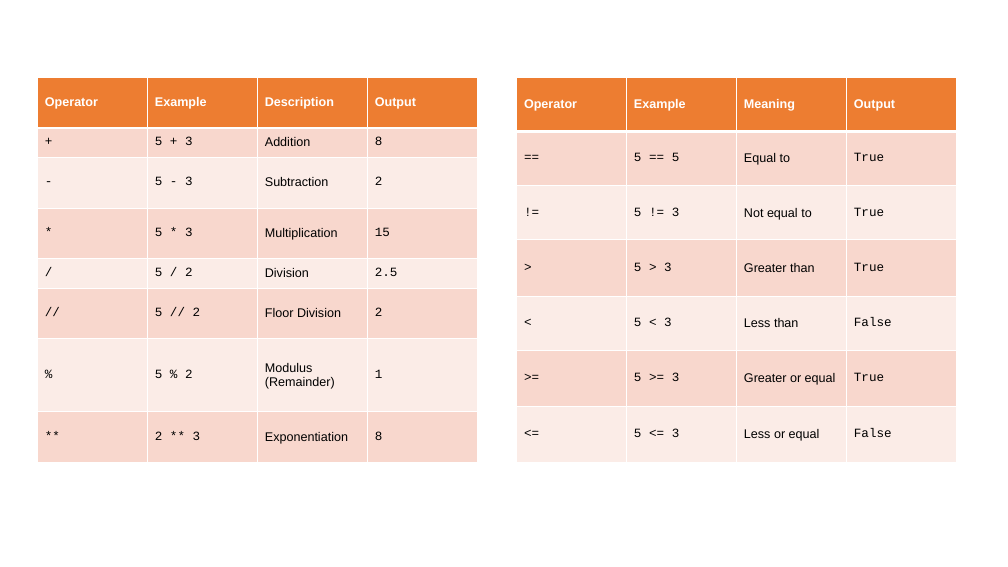
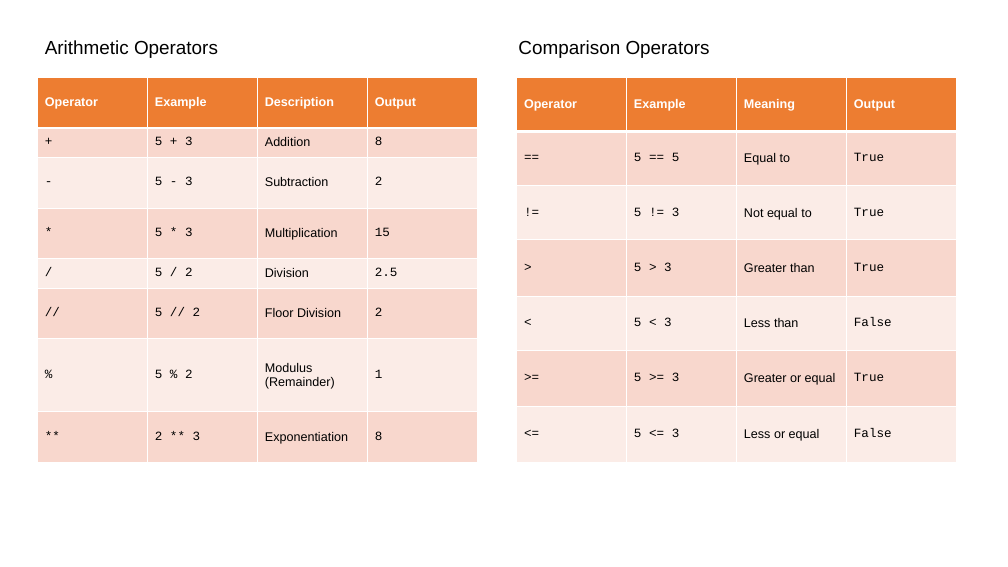
Before and after one commit to Mn-Nisar/Kannur_university_workshop, a slide deck: slide 7 of Python Masterclass.pptx. Drawn at 1008x567 pixels with LibreOffice and Linux fonts; fonts in the diff are those of the drawing. Boxes give left, top, right and bottom in pixels: in the first picture for what was removed or moved away, otherwise in the second. Text is boxed around its words. In the diff, an @@ line names an element or a change of style, - is before the commit and + after.

```diff
--- a/Python Masterclass.pptx
+++ b/Python Masterclass.pptx
@@ text added at (x1=45, y1=40, x2=218, y2=58), 18 pt, text #000000 @@
+Arithmetic Operators
@@ text added at (x1=518, y1=40, x2=710, y2=58), 18 pt, text #000000 @@
+Comparison Operators
```
Also in this commit, not shown: 3 other slides changed, 2 slides added, 13 other files.
